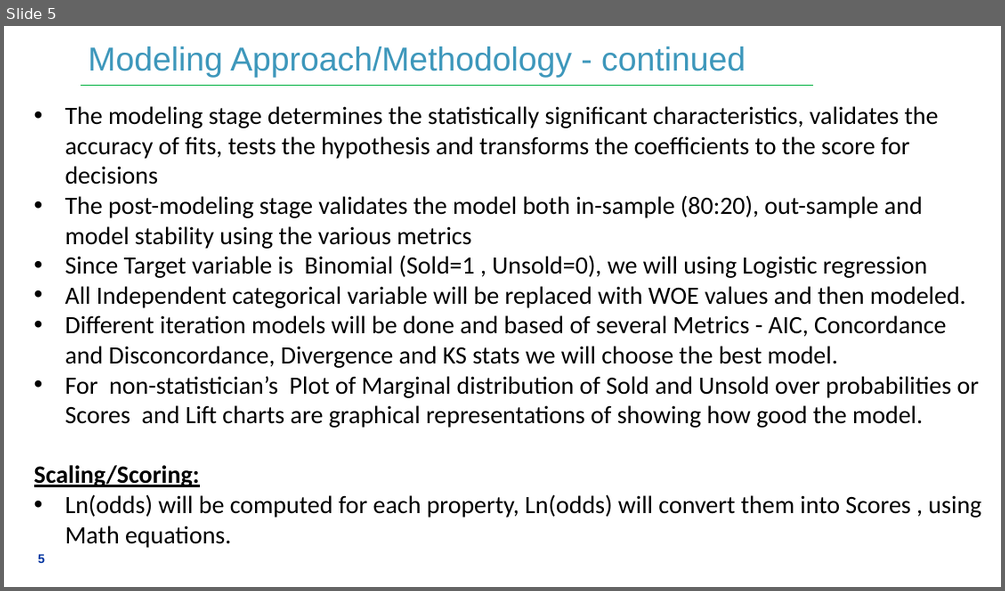
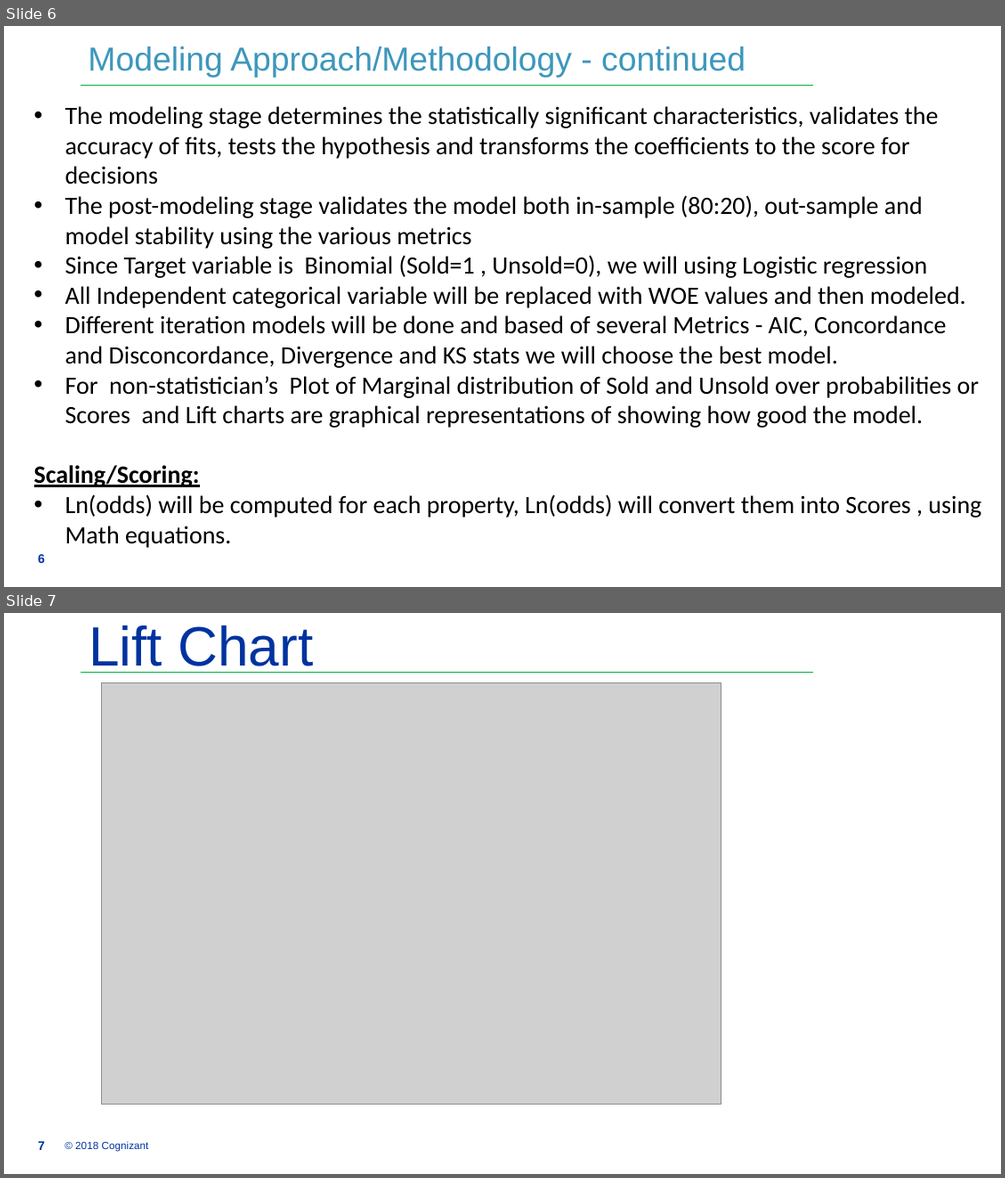
Before and after one commit to kmanivannan25/Capstone-Project-code, a slide deck: Capstone Project Presentation_Final.pptx. Shown one above the other, each under a label of ours: slide 5 before the commit, slides 6 and 7 after it. The pictures are 1005x591 and 1005x1178 pixels, drawn with LibreOffice and Linux fonts; fonts in the diff are those of the drawing; grey boxes stand for pictures; background and template pictures are left out. Boxes give left, top, right and bottom in pixels: in the first picture for what was removed or moved away, otherwise in the second. Text is boxed around its words. In the diff, an @@ line names an element or a change of style, - is before the commit and + after.

```diff
--- a/Capstone Project Presentation_Final.pptx
+++ b/Capstone Project Presentation_Final.pptx
@@ slide 7 added at (x1=4, y1=613, x2=1001, y2=1174), background #FFFFFF; not listed: 1 template element that a slide beside it also shows @@
@@ text added at (x1=89, y1=625, x2=313, y2=673), 40 pt, text #0033A0 @@
+Lift Chart
@@ picture added at (x1=102, y1=682, x2=721, y2=1103) @@
@@ page number added at (x1=38, y1=1141, x2=45, y2=1150), 9 pt, text #0033A0, bold @@
+7
@@ text added at (x1=75, y1=1141, x2=149, y2=1151), 7.5 pt, text #0033A0 @@
+© 2018 Cognizant
@@ what was slide 5 is now slide 6 @@
```
Also in this commit, not shown: 1 other slide added, 1 slide removed.
